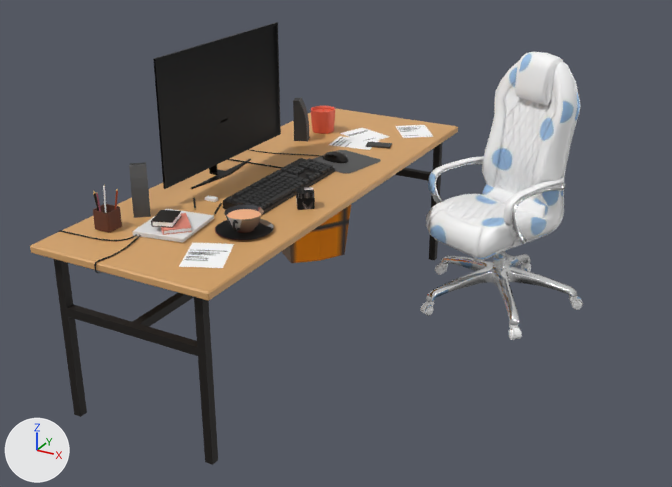
Renders of the glTF model public/3d_models/desk.glb from each side of a commit.
Camera for both pictures: a 50 mm lens placed at (19.8, -40.6, 26.3), pointed at (-2.2, -0.6, 6.3). Lighting does not change. The marker at lower left points along +X, +Y and +Z. Where no turn or scale is listed for an object, it has been applied to the vertices. Vertices at the same position are counted once.

Script lines for the objects in view, before the commit:
```python
ob_computer_1 = bpy.data.objects.new('Computer', me_computer)
ob_computer_1.location = (-8.89, -0.78, 13.26)
ob_cube_material_0 = bpy.data.objects.new('Cube_Material_0', me_cube_material_0)
ob_cube_material_0.location = (-2.72, -2.81, 9.49)
ob_desk_desk_0 = bpy.data.objects.new('Desk_Desk_0', me_desk_desk_0)
ob_desk_desk_0.location = (-6.31, 0.54, -0.25)
ob_object_4_006 = bpy.data.objects.new('Object_4.006', me_object_0_012)
ob_object_4_006.location = (-9.99, 10.21, -0.22)
ob_officechair_phong1_0 = bpy.data.objects.new('officeChair_phong1_0', me_officechair_phong1_0)
ob_officechair_phong1_0.location = (3.33, 9.37, 6.0)
ob_pcube1_white_0 = bpy.data.objects.new('pCube1_White_0', me_pcube1_white_0)
ob_pcube1_white_0.location = (-3.65, -6.91, 9.02)
ob_pcylinder1_white_0 = bpy.data.objects.new('pCylinder1_White_0', me_pcylinder1_white_0)
ob_pcylinder1_white_0.location = (-3.65, -6.91, 9.02)
ob_pplane1_white_0 = bpy.data.objects.new('pPlane1_White_0', me_pplane1_white_0)
ob_pplane1_white_0.location = (-3.65, -6.91, 9.02)
# also in view: 'Paper_Paper_0' at (-4.5, 0.9, 9.1); 'Object_2.004' at (-8.4, 9.1, 9.8); 'PC_Keyboard_PC_Keyboard_0' at (-5.2, -1.2, 9.3); 'Notebook_Notebook_0' at (-6.8, -8.2, 9.2); 'PC_Speaker_PC_Speakers_0' at (-9.0, -0.4, 10.3)
```
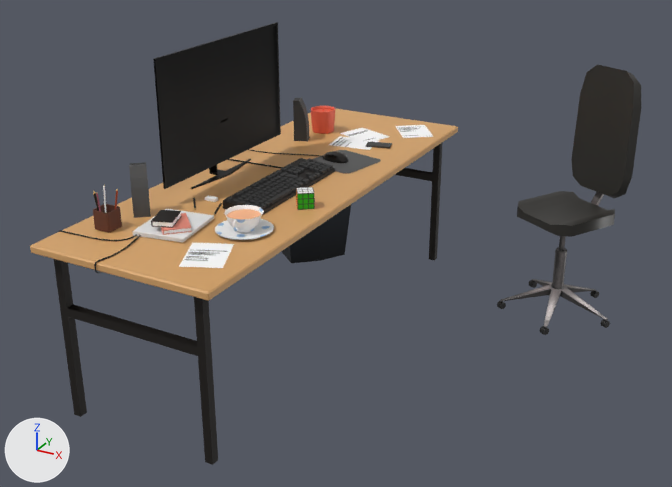
The change in detail:
Material 'White' (mat_white) changes its picture from img_image_0_002 to img_image_0_001.
Material 'Material.024' (mat_material_024) changes its picture from img_image_0_003 to img_image_0_002.
Material 'Material.004' (mat_material_004) changes its picture from img_image_0_004 to img_image_0_003.
Material 'Chair' (mat_chair) is new.
Its texture is img_image_0_004.
Its roughness is 0.429.
me_desk_desk_0 is used by ob_desk_desk_0; location (-6.31, 0.54, -0.25).
me_desk_desk_0 had 57 vertices, 115 faces and spanned x -4.2..4.2, y -13.0..13.0, z 0.0..8.9.
me_desk_desk_0 now has 57 vertices, 95 faces and spans x -4.2..4.2, y -13.0..13.0, z 0.0..8.9.
Part 1, on me_desk_desk_0:
37 faces are deleted.
17 new faces join them.
Mesh me_chair_chair_0 is new.
It has 197 vertices, 340 faces and spans x -3.18..3.41, y -3.49..3.65, z -0.06..14.41.
It uses material mat_chair (picture img_image_0_004).
Object 'officeChair_phong1_0' (ob_officechair_phong1_0) is deleted.
Object 'Chair_Chair_0' (ob_chair_chair_0) is new; it shows me_chair_chair_0.
Its location is (7.31, 9.67, 0.0).

Changed parts and their boxes [x1, y1, x2, y2] in the pictures (672 x 487 px):
'officeChair_phong1_0', deleted: before [420, 52, 583, 340]
'Chair_Chair_0', added (black): after [497, 65, 641, 335]
'Object_4.006', surface changed (brown to black): [281, 205, 351, 263] in both
'pCylinder1_White_0', surface changed (black to white): [215, 219, 274, 240] in both
'pCube1_White_0', surface changed: [224, 205, 264, 233] in both
'Cube_Material_0', surface changed (black to green): [296, 187, 315, 210] in both
'pPlane1_White_0', surface changed: [233, 220, 240, 231] in both
part 1 of me_desk_desk_0, cut back: before [68, 168, 431, 347]; after [68, 170, 432, 347]
